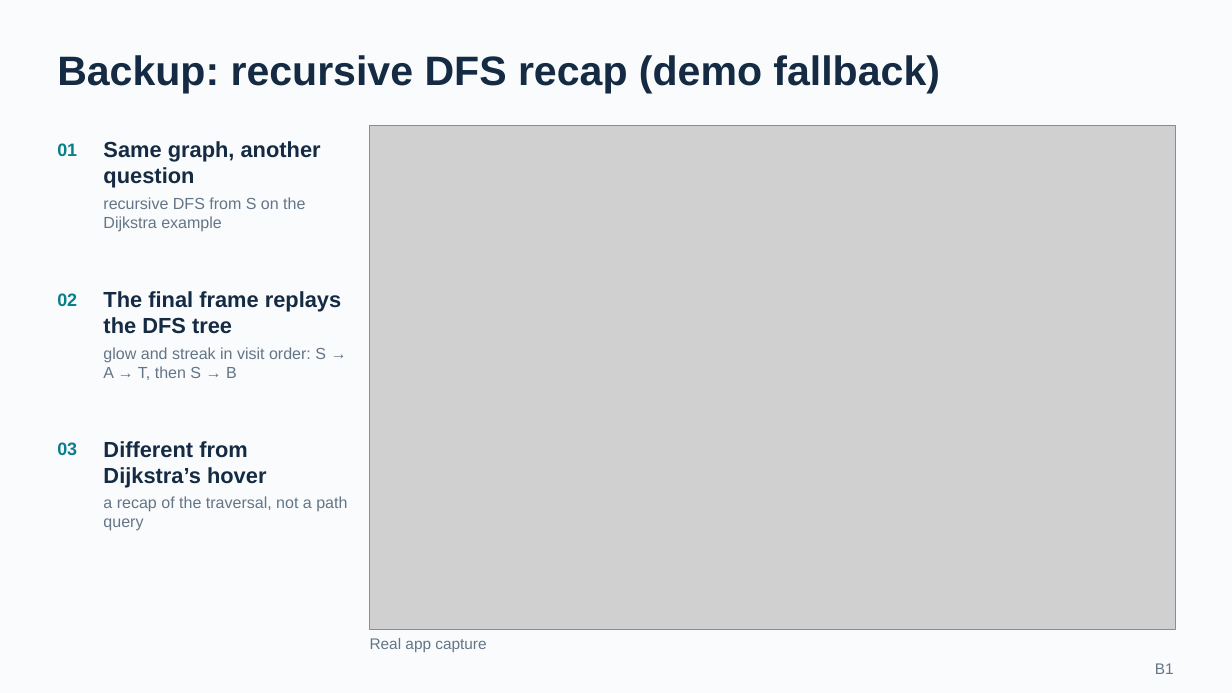
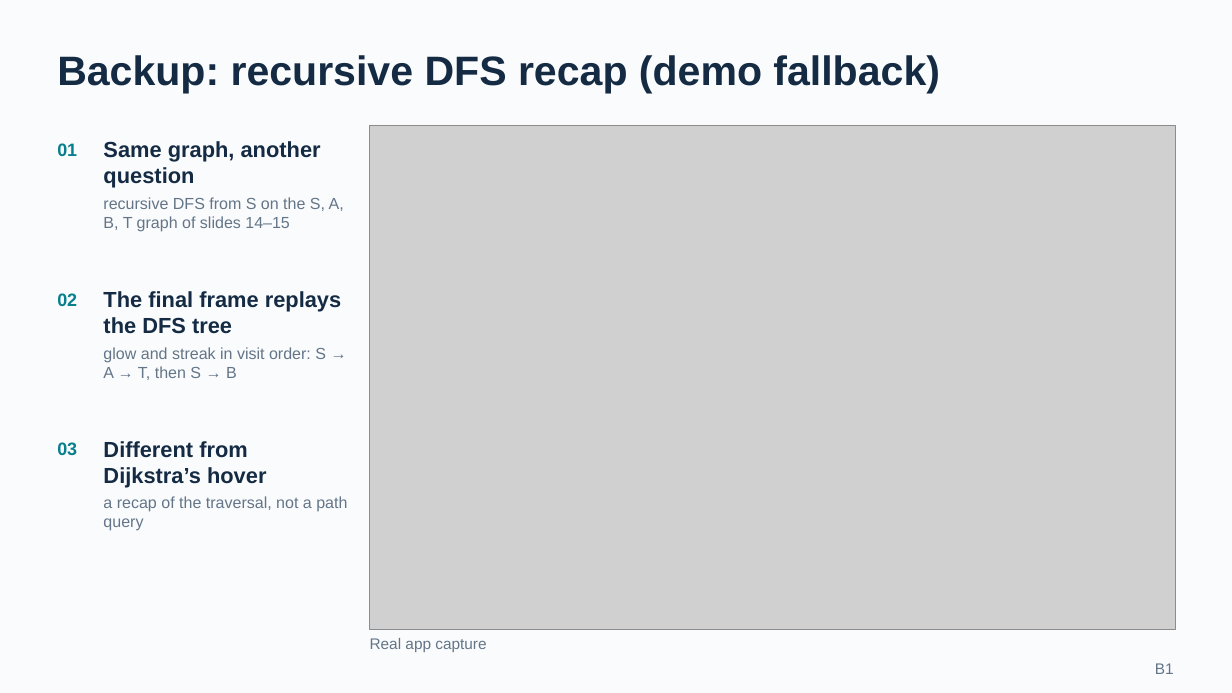
Before and after one commit to BJoozz/docsforfyp, a slide deck: slide 1 of presentation/VisuAlgo_CA_QA_Backup.pptx. Drawn at 1232x693 pixels with LibreOffice and Linux fonts; fonts in the diff are those of the drawing; grey boxes stand for pictures. Boxes give left, top, right and bottom in pixels: in the first picture for what was removed or moved away, otherwise in the second. Text is boxed around its words. In the diff, an @@ line names an element or a change of style, - is before the commit and + after.

```diff
--- a/presentation/VisuAlgo_CA_QA_Backup.pptx
+++ b/presentation/VisuAlgo_CA_QA_Backup.pptx
@@ text at (103, 197, 344, 232): text changed @@
-recursive DFS from S on the Dijkstra example
+recursive DFS from S on the S, A, B, T graph of slides 14–15
```
Also in this commit, not shown: 2 other slides changed, 18 other files.
